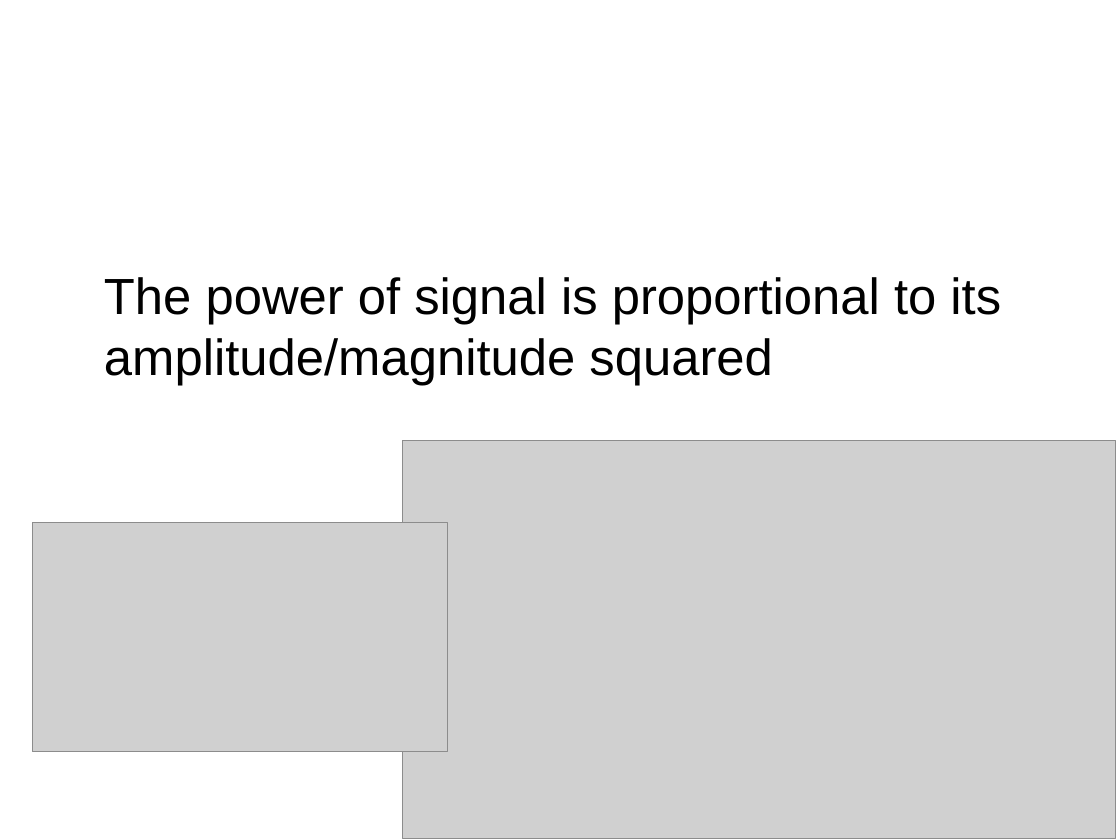
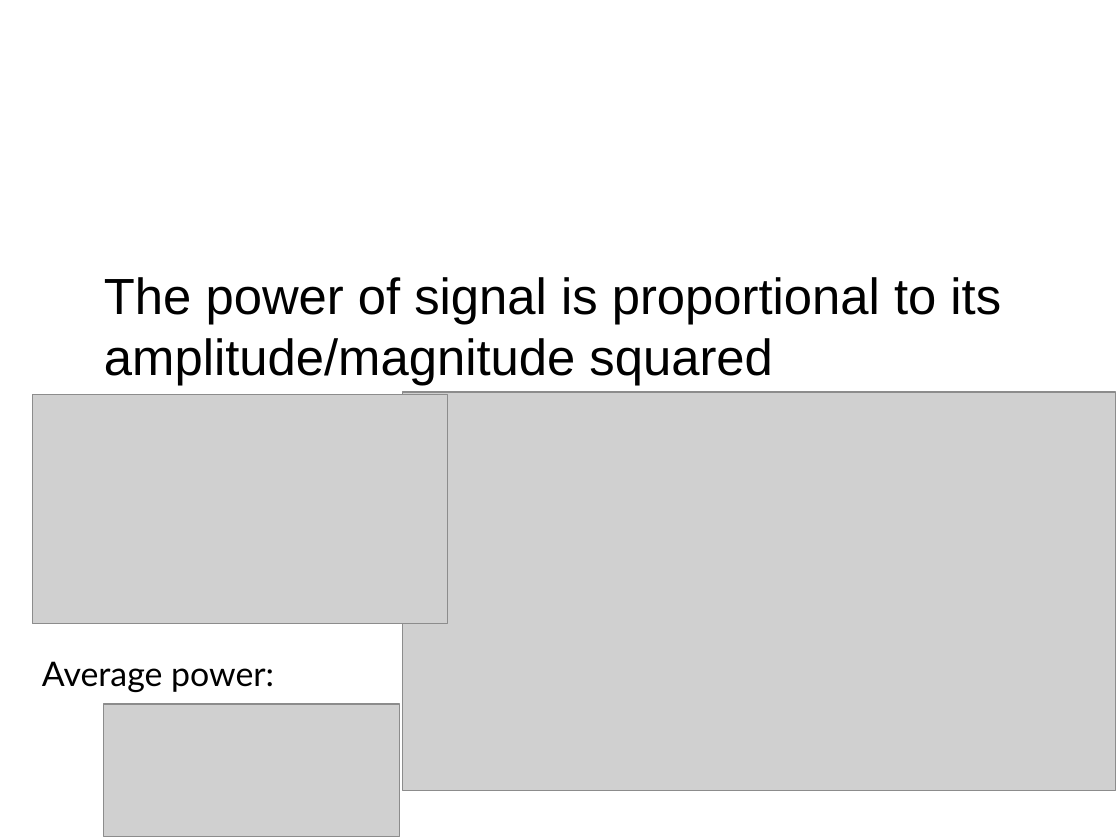
Before and after one commit to bagustris/sinyalsistem, a slide deck: slide 39 of slides/Week1_SinyalSistem.odp. Drawn at 1120x840 pixels with LibreOffice and Linux fonts; fonts in the diff are those of the drawing; grey boxes stand for pictures; background and template pictures are left out. Boxes give left, top, right and bottom in pixels: in the first picture for what was removed or moved away, otherwise in the second. Text is boxed around its words. In the diff, an @@ line names an element or a change of style, - is before the commit and + after.

```diff
--- a/slides/Week1_SinyalSistem.odp
+++ b/slides/Week1_SinyalSistem.odp
@@ picture: place and size @@
-picture at (33,522,448,752)
+picture at (33,394,448,624)
@@ picture: place and size @@
-picture at (402,440,1116,838)
+picture at (402,392,1116,791)
@@ text added at (42,661,274,693), 24 pt, text #000000 @@
+Average power:
@@ picture added at (104,704,400,836) @@
```
Also in this commit, not shown: 1 slide added, 5 other files.
